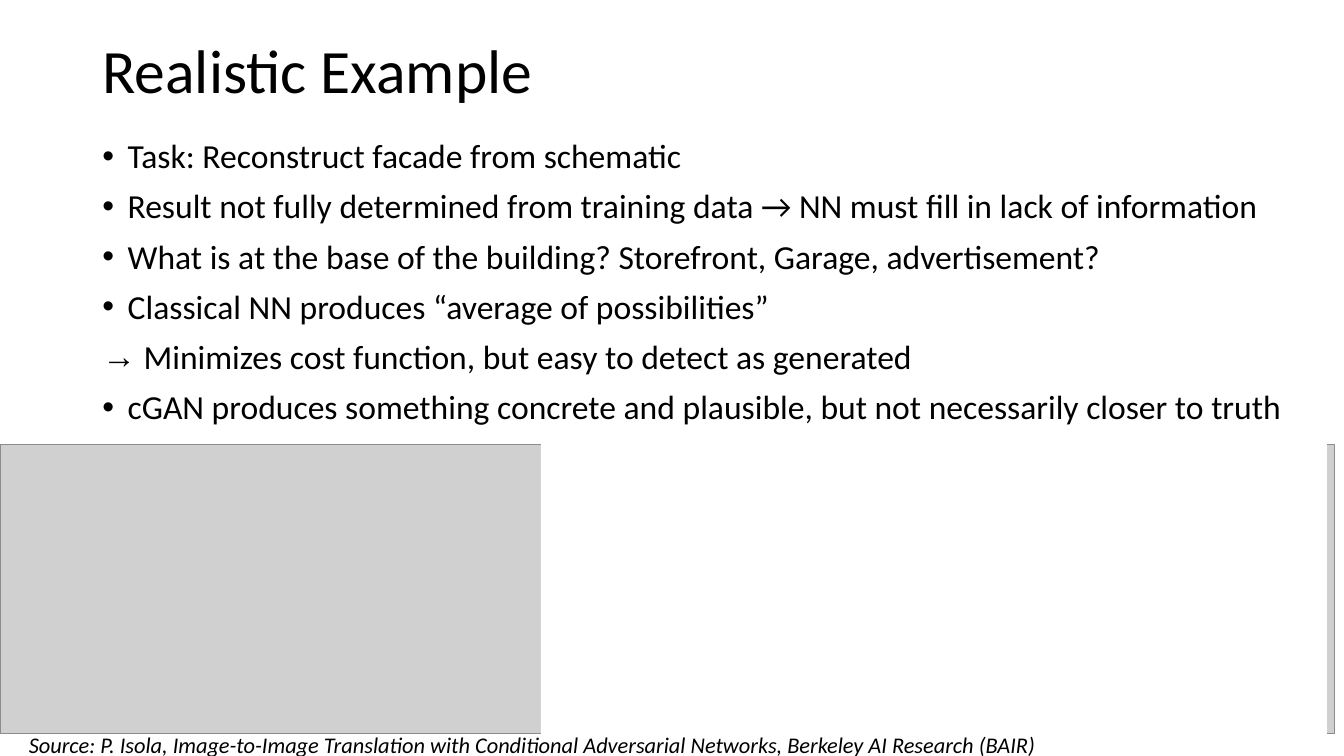
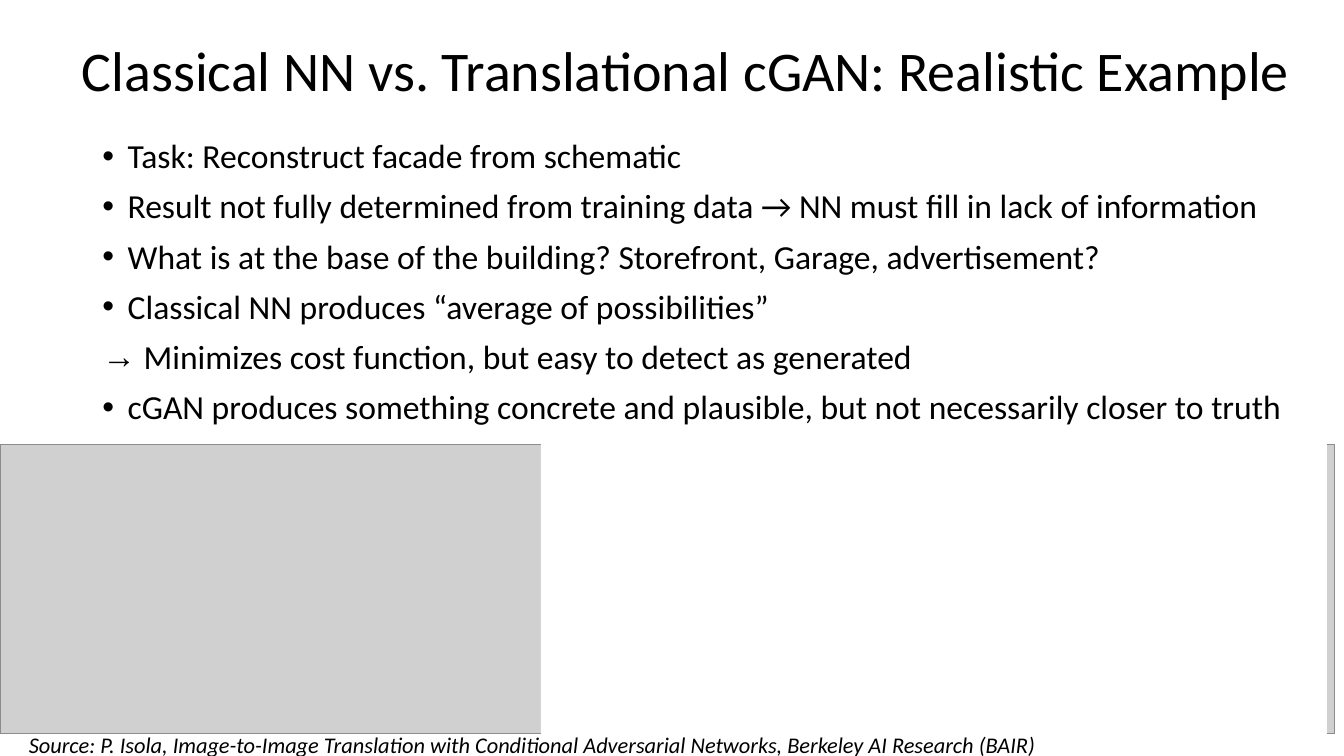
Before and after one commit to mirkokemna/Thesis, a slide deck: slide 9 of cGAN4FluidFlow.pptx (slide 8 before the commit). Drawn at 1344x756 pixels with LibreOffice and Linux fonts; fonts in the diff are those of the drawing; grey boxes stand for pictures. Boxes give left, top, right and bottom in pixels: in the first picture for what was removed or moved away, otherwise in the second. Text is boxed around its words. In the diff, an @@ line names an element or a change of style, - is before the commit and + after.

```diff
--- a/cGAN4FluidFlow.pptx
+++ b/cGAN4FluidFlow.pptx
@@ title at (x1=82, y1=52, x2=1289, y2=100): text changed; size 44 to 40 pt @@
-Realistic Example
+Classical NN vs. Translational cGAN: Realistic Example
```
Also in this commit, not shown: 6 other slides changed, 1 slide added.
